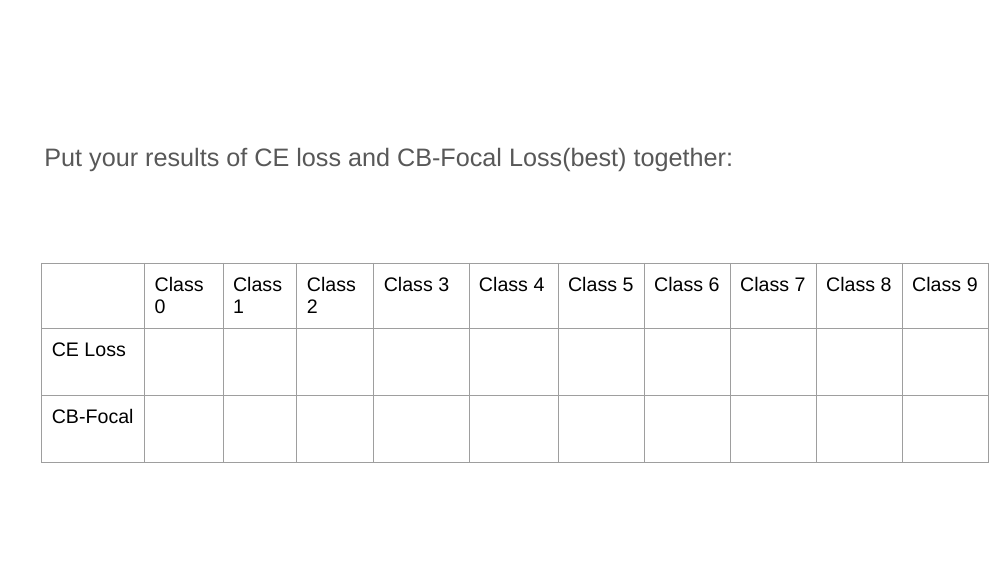
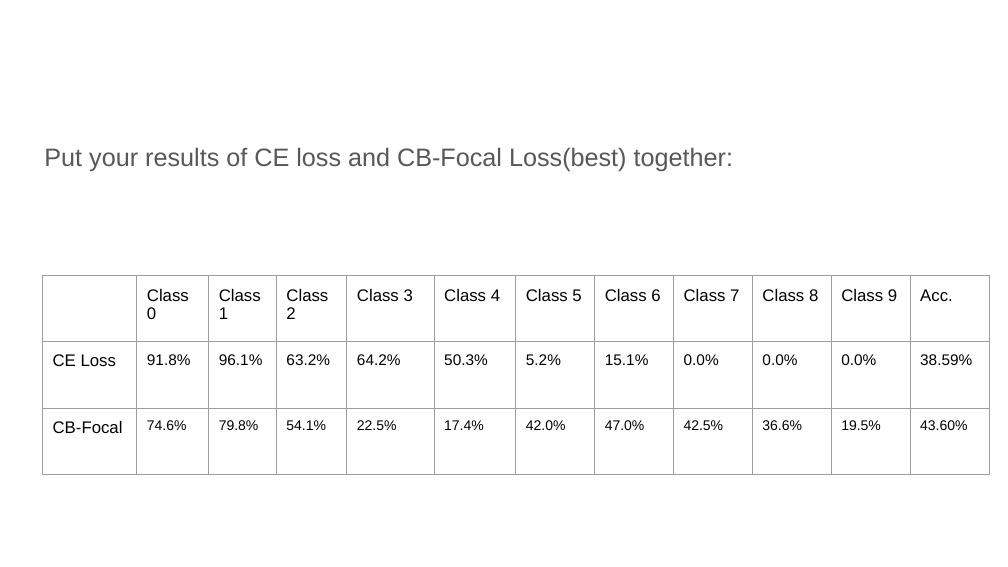
Before and after one commit to mccarvik/georgia_tech, a slide deck: slide 25 of deep_learning/2_assign/assignment2/report-template-a2 - McCarville.pptx (slide 22 before the commit). Drawn at 1008x567 pixels with LibreOffice and Linux fonts; fonts in the diff are those of the drawing. Boxes give left, top, right and bottom in pixels: in the first picture for what was removed or moved away, otherwise in the second. Text is boxed around its words. In the diff, an @@ line names an element or a change of style, - is before the commit and + after.

```diff
--- a/deep_learning/2_assign/assignment2/report-template-a2 - McCarville.pptx
+++ b/deep_learning/2_assign/assignment2/report-template-a2 - McCarville.pptx
@@ table at <box>42,276,988,476</box> @@
-column 2: Class 0 |  | 
-column 3: Class / 1 |  | 
-column 4: Class 2 |  | 
-column 5: Class 3 |  | 
-column 6: Class 4 |  | 
-column 7: Class 5 |  | 
-column 8: Class 6 |  | 
-column 9: Class 7 |  | 
-column 10: Class 8 |  | 
-column 11: Class 9 |  | 
+column 2: Class 0 | 91.8% | 74.6%
+column 3: Class / 1 | 96.1% | 79.8%
+column 4: Class 2 | 63.2% | 54.1%
+column 5: Class 3 | 64.2% | 22.5%
+column 6: Class 4 | 50.3% | 17.4%
+column 7: Class 5 | 5.2% | 42.0%
+column 8: Class 6 | 15.1% | 47.0%
+column 9: Class 7 | 0.0% | 42.5%
+column 10: Class 8 | 0.0% | 36.6%
+column 11: Class 9 | 0.0% | 19.5%
+column 12: Acc. | 38.59% | 43.60%
@@ table: place and size @@
-table at <box>41,263,985,464</box>
+table at <box>42,276,988,476</box>
```
Also in this commit, not shown: 3 other slides changed, 5 slides added, 1 slide removed, 7 other files.
